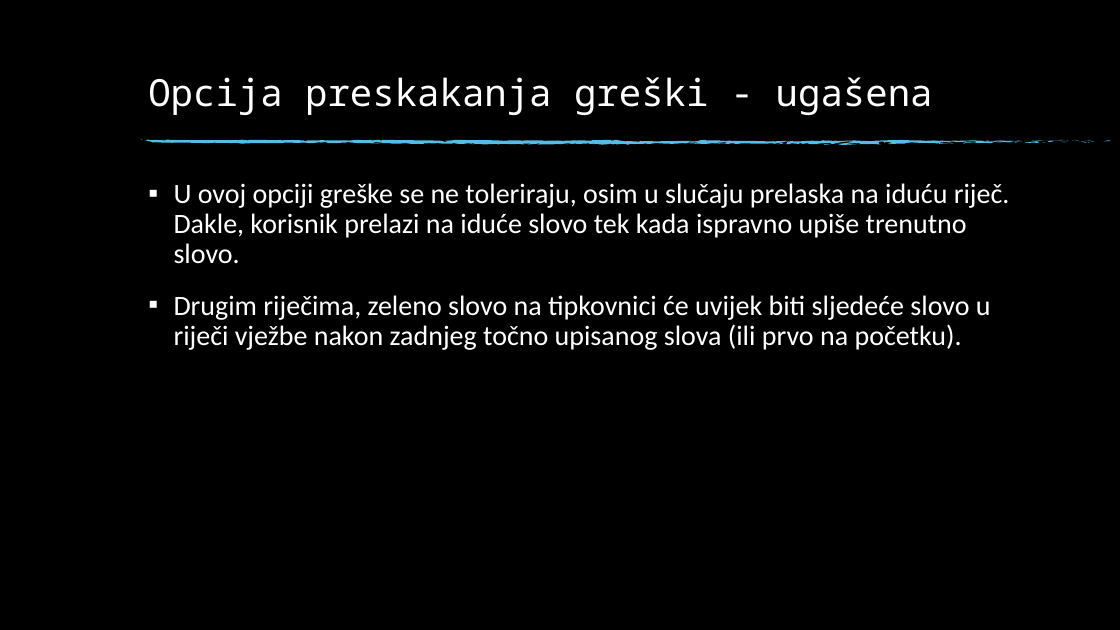
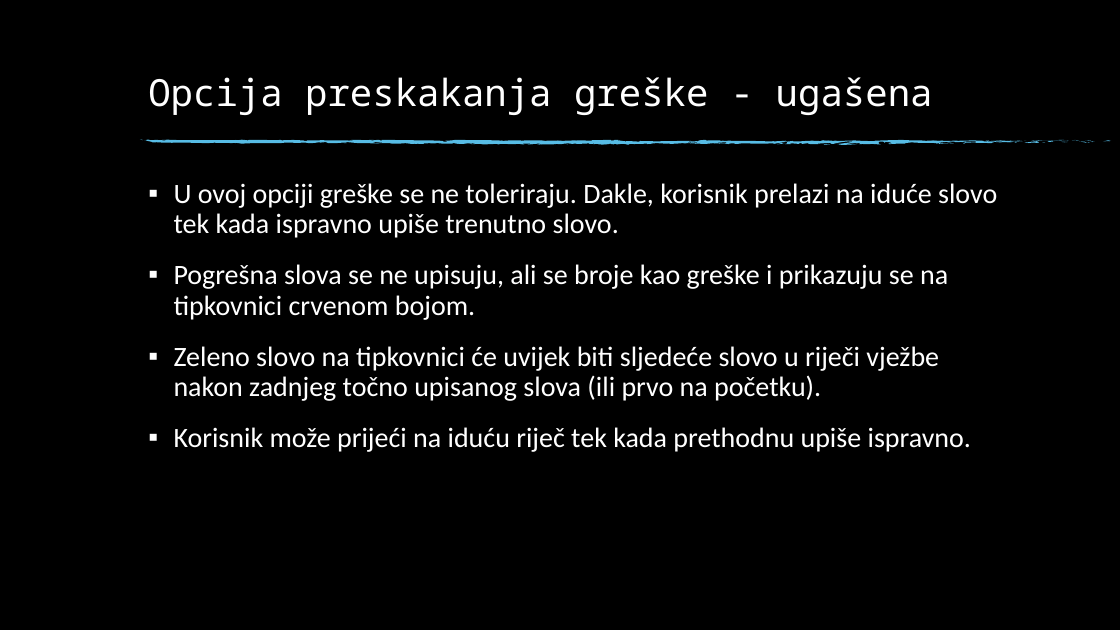
Before and after one commit to katarinasupe/RP3_Daktilograf, a slide deck: slide 12 of DAKTILOGRAF.pptx (slide 10 before the commit). Drawn at 1120x630 pixels with LibreOffice and Linux fonts; fonts in the diff are those of the drawing; background and template pictures are left out. Boxes give left, top, right and bottom in pixels: in the first picture for what was removed or moved away, otherwise in the second. Text is boxed around its words. In the diff, an @@ line names an element or a change of style, - is before the commit and + after.

```diff
--- a/DAKTILOGRAF.pptx
+++ b/DAKTILOGRAF.pptx
@@ title at (148, 77, 933, 115): text changed @@
-Opcija preskakanja greški - ugašena
+Opcija preskakanja greške - ugašena
@@ text at (174, 183, 997, 452): text changed @@
-▪ U ovoj opciji greške se ne toleriraju, osim u slučaju prelaska na iduću riječ. Dakle, korisnik prelazi na iduće slovo tek kada ispravno upiše trenutno slovo.
-▪ Drugim riječima, zeleno slovo na tipkovnici će uvijek biti sljedeće slovo u riječi vježbe nakon zadnjeg točno upisanog slova (ili prvo na početku).
+▪ U ovoj opciji greške se ne toleriraju. Dakle, korisnik prelazi na iduće slovo tek kada ispravno upiše trenutno slovo.
+▪ Pogrešna slova se ne upisuju, ali se broje kao greške i prikazuju se na tipkovnici crvenom bojom.
+▪ Zeleno slovo na tipkovnici će uvijek biti sljedeće slovo u riječi vježbe nakon zadnjeg točno upisanog slova (ili prvo na početku).
+▪ Korisnik može prijeći na iduću riječ tek kada prethodnu upiše ispravno.
```
Also in this commit, not shown: 8 other slides changed, 6 slides added, 2 slides removed, 28 other files.
